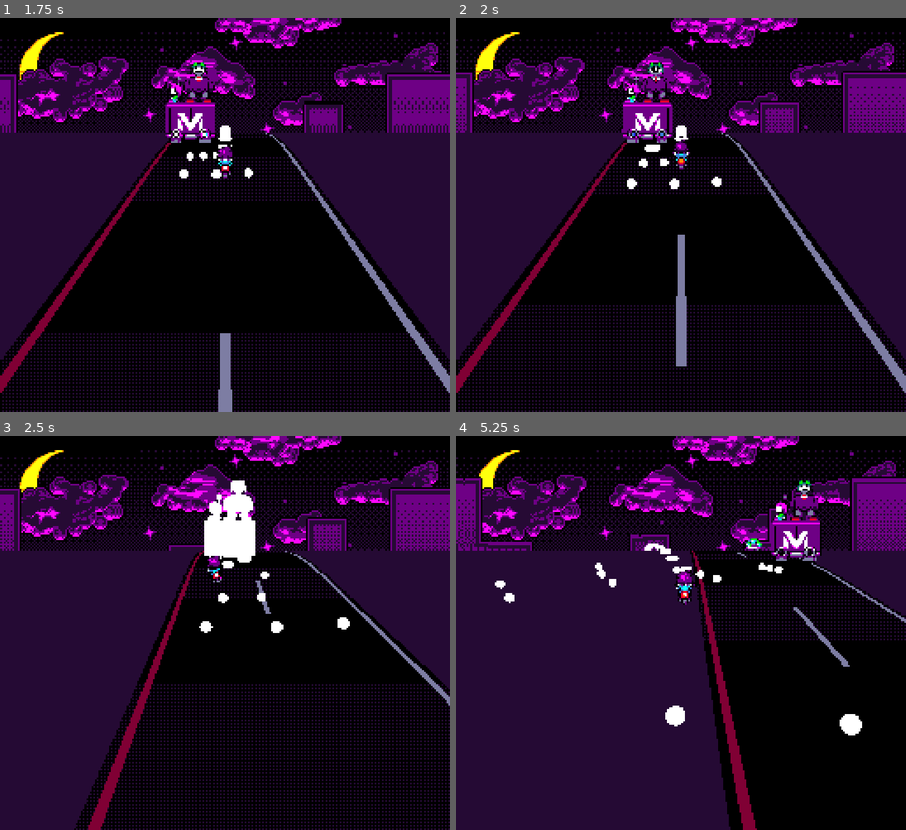
Above: before the commit, frames 1-4 (two rows, left to right).
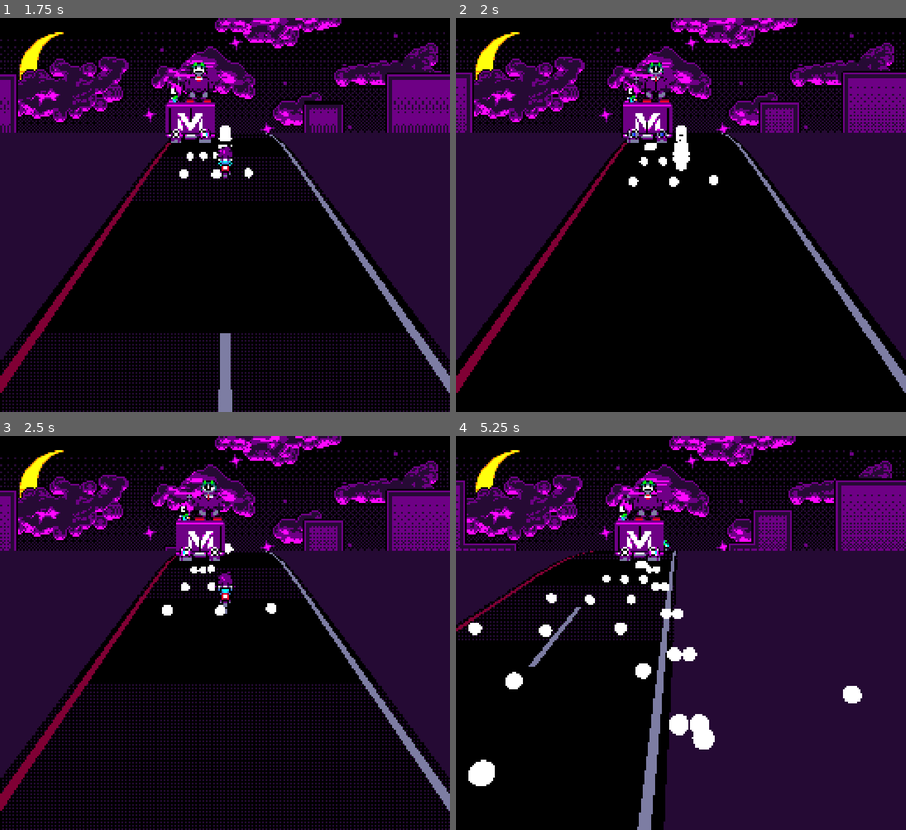
Above: after the commit, the same moments.

Repository: many-hats-team/lospecjam2
Game: Godot game, scene res://main.tscn
The game is run twice, just before and just after one commit, with the same random seed, the same clock (stepped at 60 frames per second) and the same inputs.
Inputs:
- Up to frame 1 (1.75 s): hold W (player_up) from 0.53 s (still down)
- Up to frame 2 (2 s): keep holding W (player_up)
- Up to frame 3 (2.5 s): release W (player_up) at 2.03 s; hold A (player_left) from 2.03 s (still down)
- Up to frame 4 (5.25 s): release A (player_left) at 3.53 s; hold S (player_down) 3.53-4.28 s; hold D (player_right) 4.28-5.03 s; hold W (player_up) from 5.03 s (still down)

Frame 1 is identical in both runs. In frame 2, 7.8% of the frame differs, in the area x 0-100%, y 11-100%; in frame 3, 21%; in frame 4, 67%, in the area x 0-100%, y 0-100%.

Commit message:
Add player respawn logic

Diff:
--- a/project/scenes/player.tscn
+++ b/project/scenes/player.tscn
@@ -59,6 +59,7 @@
 transform = Transform3D(1, 0, 0, 0, 1, 0, 0, 0, 1, 0, 0, -0.15)
 
 [node name="BulletSpawner" parent="Node3D" instance=ExtResource("2_guhum")]
+unique_name_in_owner = true
 wait_time = 0.1
 speed = 20.0
 offset = 0.1
--- a/project/scenes/road.tscn
+++ b/project/scenes/road.tscn
@@ -1,10 +1,12 @@
-[gd_scene load_steps=4 format=3 uid="uid://008g4gtbtf0n"]
+[gd_scene load_steps=5 format=3 uid="uid://008g4gtbtf0n"]
 
 [ext_resource type="Shader" path="res://shaders/road.gdshader" id="1_2h6e6"]
+[ext_resource type="Script" path="res://scripts/road_mesh.gd" id="2_g45yt"]
 
 [sub_resource type="ShaderMaterial" id="ShaderMaterial_4od0w"]
 render_priority = 0
 shader = ExtResource("1_2h6e6")
+shader_parameter/is_paused = false
 shader_parameter/color_offroad = Color(0.152941, 0.0588235, 0.207843, 1)
 shader_parameter/color_road = Color(0.152941, 0.0588235, 0.207843, 1)
 shader_parameter/color_road2 = Color(0, 0, 0, 1)
@@ -21,3 +23,4 @@
 
 [node name="MeshInstance3D" type="MeshInstance3D" parent="."]
 mesh = SubResource("PlaneMesh_km5t6")
+script = ExtResource("2_g45yt")
--- a/project/scripts/game_manager.gd
+++ b/project/scripts/game_manager.gd
@@ -1,7 +1,11 @@
 extends Node
 
-#const ROAD_FALLOFF_THRESHOLD_M = 5.0
-#const ROAD_FALLOFF_RATE = 0.001
+signal paused
+signal unpaused
+
+const TYPICAL_ROAD_SPEED_MPS := 30.0
+
+var road_speed := TYPICAL_ROAD_SPEED_MPS
 
 var world: Node3D
 var player: Player
@@ -11,10 +15,11 @@
 		await get_tree().physics_frame
 
 
-#func falloff(p: Vector3, height: float) -> Vector3:
-	#if p.z < -ROAD_FALLOFF_THRESHOLD_M:
-		#var x = -ROAD_FALLOFF_THRESHOLD_M - p.z
-		#p.y = height - ROAD_FALLOFF_RATE * x * x;
-	#else:
-		#p.y = height
-	#return p
+func pause() -> void:
+	get_tree().paused = true
+	paused.emit()
+
+
+func unpause() -> void:
+	get_tree().paused = false
+	unpaused.emit()
--- a/project/scripts/player.gd
+++ b/project/scripts/player.gd
@@ -9,6 +9,12 @@
 
 const SPRITE_HORIZONTAL_DEADZONE := 1.0
 
+const HIT_PAUSE_DURATION_S := 0.3
+const CRASH_POSITION_Z := 5.0
+const CRASH_DURATION_S := 1.0
+const RECOVER_POSITION_Z := 3.0
+const RECOVER_DURATION_S := 1.0
+const IFRAME_DURATION_S := 2.0
 
 @export var image_center: Image
 @export var image_left: Image
@@ -19,11 +25,14 @@
 @onready var texture_right := ImageTexture.create_from_image(image_right)
 
 @onready var sprite := %Sprite as MySprite
+@onready var bullet_timer := %BulletSpawner as Timer
 
+var is_input_enabled := true
+var is_in_hit_animation := false
 
 func _ready() -> void:
 	assert(sprite)
-	HitBox.new(self, hit)
+	HitBox.new(self, _on_hit)
 	mgmt.player = self
 	sprite.texture = texture_center
 
@@ -33,20 +42,52 @@
 
 
 func _physics_process(delta: float) -> void:
-	var target_velocity := get_input_vector() * MOVE_INPUT_SCALE
-	var weight = pow(MOVE_LERP_BASE, delta * MOVE_LERP_SCALE)
-	velocity.x = lerpf(target_velocity.x, velocity.x, weight)
-	velocity.z = lerpf(target_velocity.y, velocity.z, weight)
+	if is_input_enabled:
+		var target_velocity := get_input_vector() * MOVE_INPUT_SCALE
+		var weight = pow(MOVE_LERP_BASE, delta * MOVE_LERP_SCALE)
+		velocity.x = lerpf(target_velocity.x, velocity.x, weight)
+		velocity.z = lerpf(target_velocity.y, velocity.z, weight)
 
-	if velocity.x > SPRITE_HORIZONTAL_DEADZONE:
-		sprite.texture = texture_right
-	elif velocity.x < -SPRITE_HORIZONTAL_DEADZONE:
-		sprite.texture = texture_left
-	else:
-		sprite.texture = texture_center
+		if velocity.x > SPRITE_HORIZONTAL_DEADZONE:
+			sprite.texture = texture_right
+		elif velocity.x < -SPRITE_HORIZONTAL_DEADZONE:
+			sprite.texture = texture_left
+		else:
+			sprite.texture = texture_center
 
-	move_and_slide()
+		move_and_slide()
 
 
-func hit() -> void:
-	sprite.hit_flash()
+func _on_hit() -> void:
+	if is_in_hit_animation:
+		return
+
+	is_in_hit_animation = true
+	is_input_enabled = false
+	bullet_timer.stop()
+
+	# Short pause and flash
+	sprite.set_flash(true)
+	mgmt.pause()
+	await get_tree().create_timer(HIT_PAUSE_DURATION_S).timeout
+	mgmt.unpause()
+	sprite.set_flash(false)
+
+	# Fall off screen and recover
+	var tween := create_tween()
+	tween\
+		.tween_property(self, "position:z", CRASH_POSITION_Z, CRASH_DURATION_S)\
+		.set_trans(Tween.TRANS_SINE)
+	tween\
+		.tween_property(self, "position:z", RECOVER_POSITION_Z, RECOVER_DURATION_S)\
+		.set_trans(Tween.TRANS_SINE)
+	await tween.finished
+
+	# Regain control
+	bullet_timer.start()
+	is_input_enabled = true
+
+	# I-frames
+	await sprite.blink(IFRAME_DURATION_S)
+
+	is_in_hit_animation = false
--- /dev/null
+++ b/project/scripts/road_mesh.gd
@@ -0,0 +1,16 @@
+extends MeshInstance3D
+
+@onready var shader := mesh.surface_get_material(0) as ShaderMaterial
+
+var road_offset := 0.0
+
+func _ready() -> void:
+	assert(shader)
+	mgmt.paused.connect(_on_pause)
+	mgmt.unpaused.connect(_on_unpause)
+
+func _on_pause() -> void:
+	shader.set_shader_parameter(&"is_paused", true)
+
+func _on_unpause() -> void:
+	shader.set_shader_parameter(&"is_paused", false)
--- a/project/scripts/sprite.gd
+++ b/project/scripts/sprite.gd
@@ -22,6 +22,7 @@
 @onready var timer := %Timer as Timer
 
 var _is_flashing := false
+var _is_blinking := false
 
 func _ready() -> void:
 	assert(timer)
@@ -40,21 +41,37 @@
 		return
 
 	var shader_material : ShaderMaterial = material_override
-	shader_material.set_shader_parameter("texture_albedo", texture)
-	shader_material.set_shader_parameter("uv1_offset", Vector3(
+	shader_material.set_shader_parameter(&"texture_albedo", texture)
+	shader_material.set_shader_parameter(&"uv1_offset", Vector3(
 		posmod(frame, vframes) * (texture.get_width() / hframes),
 		(frame / hframes) * (texture.get_height() / vframes),
 		0.0
 	))
 
 
+func blink(duration: float) -> void:
+	if not _is_blinking:
+		_is_blinking = true
+		var timer := get_tree().create_timer(duration)
+		while timer.time_left > 0.0:
+			visible = false
+			await mgmt.wait_phys_frames(FLASH_DURATION_FRAMES)
+			visible = true
+			await mgmt.wait_phys_frames(FLASH_DURATION_FRAMES)
+		_is_blinking = false
+
+
+func set_flash(enabled: bool) -> void:
+	var shader_material : ShaderMaterial = material_override
+	shader_material.set_shader_parameter(&"flash", enabled)
+
+
 func hit_flash() -> void:
 	if not _is_flashing:
 		_is_flashing = true
-		var shader_material : ShaderMaterial = material_override
-		shader_material.set_shader_parameter("flash", true)
+		set_flash(true)
 		await mgmt.wait_phys_frames(FLASH_DURATION_FRAMES)
-		shader_material.set_shader_parameter("flash", false)
+		set_flash(false)
 		await mgmt.wait_phys_frames(FLASH_DURATION_FRAMES)
 		_is_flashing = false
 
--- a/project/scripts/traits/hitbox.gd
+++ b/project/scripts/traits/hitbox.gd
@@ -10,6 +10,7 @@
 var _on_hit: Callable
 
 func _init(obj: Object, on_hit: Callable) -> void:
+	assert(on_hit)
 	super(obj)
 	_on_hit = on_hit
 
--- a/project/scripts/traits/mortal.gd
+++ b/project/scripts/traits/mortal.gd
@@ -17,6 +17,8 @@
 	sprite: MySprite,
 	on_death: Callable,
 ) -> void:
+	assert(sprite)
+	assert(on_death)
 	super(obj)
 	self.health = health
 	self.sprite = sprite
@@ -24,7 +26,7 @@
 	HitBox.new(obj, _on_hit)
 
 func _on_hit() -> void:
-	if health < 0:
+	if health <= 0:
 		return
 
 	sprite.hit_flash()
--- a/project/scripts/traits/trait.gd
+++ b/project/scripts/traits/trait.gd
@@ -21,6 +21,7 @@
 	return obj.get_meta(name)
 
 func _init(obj: Object) -> void:
+	assert(obj)
 	var n := trait_name()
 	assert(not obj.has_meta(n), "Duplicate trait '%s' on %s" % [n, obj])
 	obj.set_meta(n, self)
--- a/project/shaders/road.gdshader
+++ b/project/shaders/road.gdshader
@@ -12,8 +12,9 @@
 const float centerline_gap_length_m = 7.0;
 const float shoulderline_width_m = 0.1;
 const float shoulderline_gap_m = 0.1;
+const float speed = 0.15;
 
-const float speed_mps = 30.0;
+uniform bool is_paused = false;
 
 uniform vec3 color_offroad : source_color;
 uniform vec3 color_road : source_color;
@@ -40,7 +41,7 @@
 }
 
 float road_offset() {
-	return - TIME * (speed_mps / total_width_m);
+	return - TIME * speed;
 }
 
 void vertex() {
@@ -53,7 +54,10 @@
 	} else if (is_unit_within(UV.x, center_m - road_width_m * 0.5 + shoulderline_gap_m, shoulderline_width_m)) {
 		ALBEDO = color_yellowline;
 	} else if (is_unit_within_centered(UV.x, center_m, road_width_m)) {
-		if (
+		if (is_paused) {
+			// Don't show any animated sections
+			ALBEDO = color_road2;
+		} else if (
 			is_unit_within_centered(UV.x, center_m, centerline_width_m)
 			&& is_unit_within(
 				mod(UV.y + road_offset(), to_unit(centerline_length_m + centerline_gap_length_m)),
Not shown: 2 places in project/scenes/player.tscn that only renumber resources
